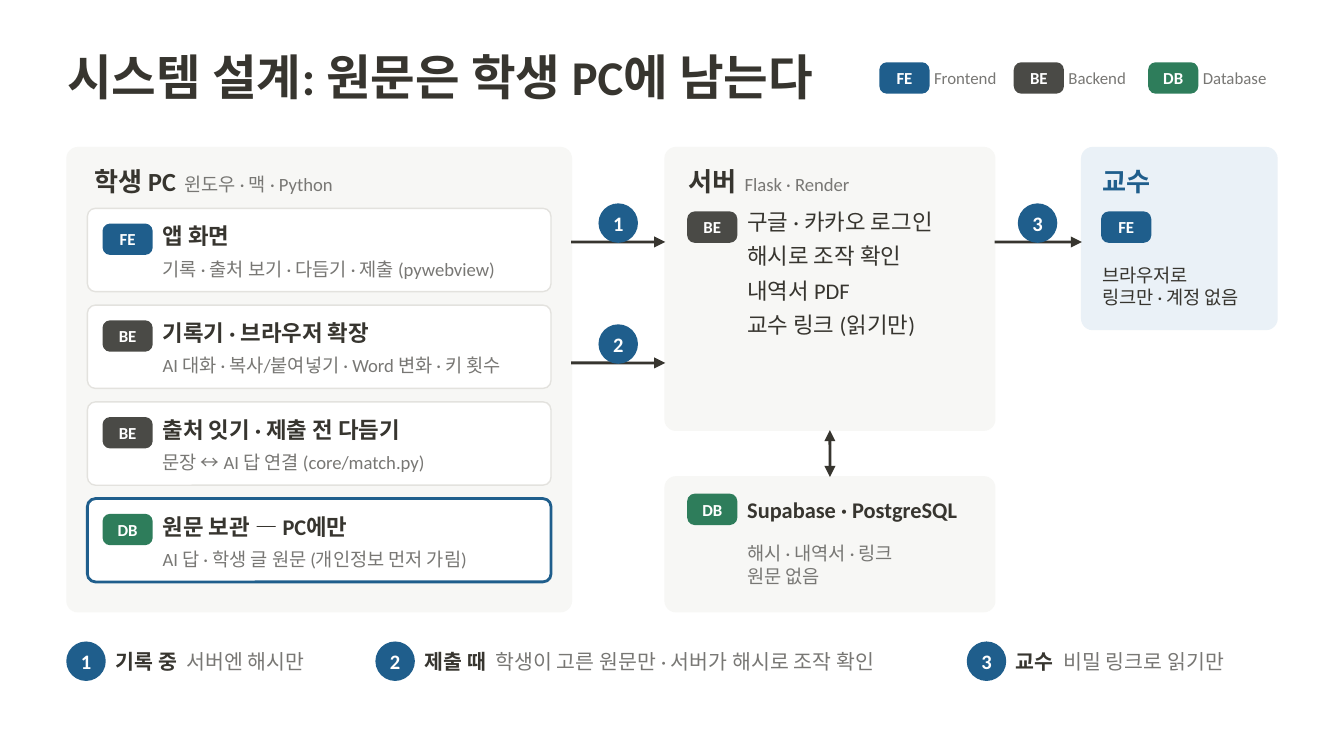
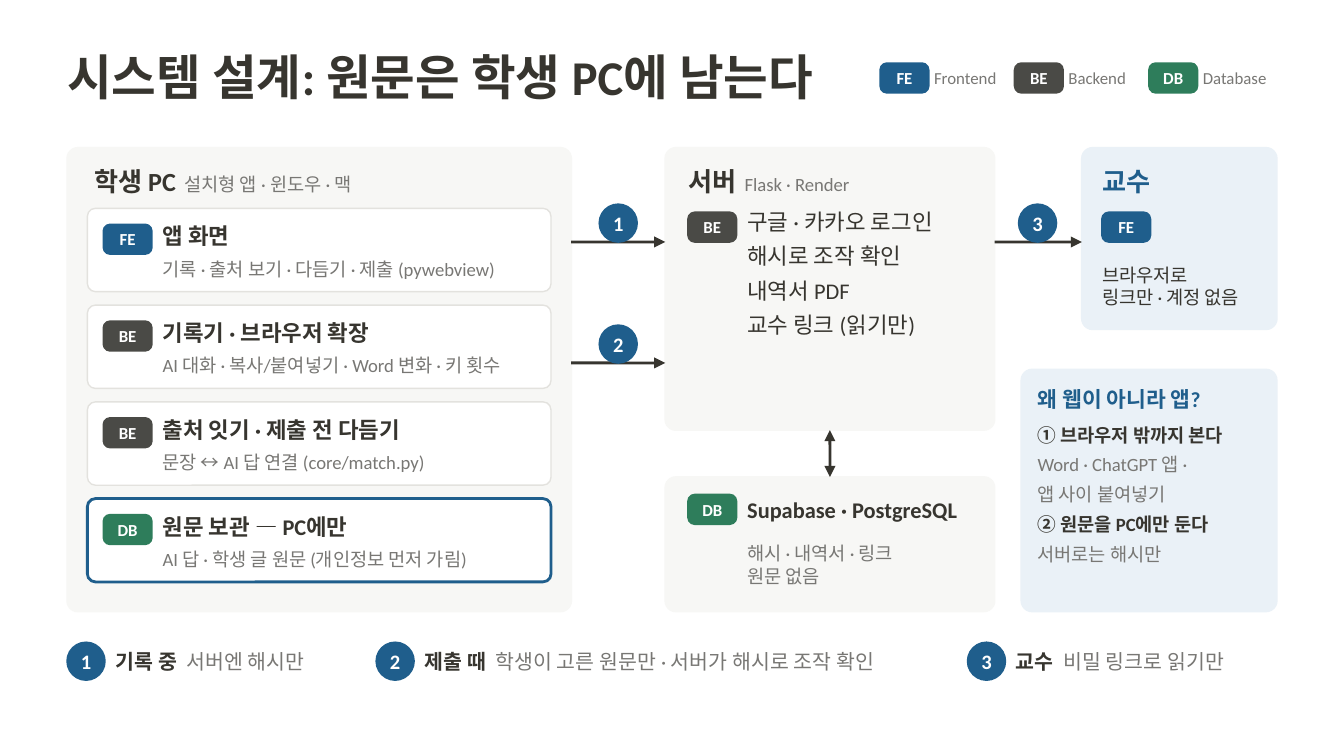
Before and after one commit to 20233014-KYH/trace, a slide deck: slide 4 of deck/중간발표_김용현.pptx. Drawn at 1344x756 pixels with LibreOffice and Linux fonts; fonts in the diff are those of the drawing. Boxes give left, top, right and bottom in pixels: in the first picture for what was removed or moved away, otherwise in the second. Text is boxed around its words. In the diff, an @@ line names an element or a change of style, - is before the commit and + after.

```diff
--- a/deck/중간발표_김용현.pptx
+++ b/deck/중간발표_김용현.pptx
@@ text at bbox=[94, 169, 351, 194]: text changed @@
-학생 PC 윈도우 · 맥 · Python
+학생 PC 설치형 앱 · 윈도우 · 맥
@@ rounded rectangle added at bbox=[1021, 370, 1277, 612], fill #EAF1F7, outline #EAF1F7 1 pt @@
@@ text added at bbox=[1038, 389, 1201, 409], 11.5 pt, text #1F5E8C, bold @@
+왜 웹이 아니라 앱?
@@ text added at bbox=[1038, 426, 1223, 563], 10 pt, text #787774 @@
+① 브라우저 밖까지 본다
+Word · ChatGPT 앱 ·
+앱 사이 붙여넣기
+② 원문을 PC에만 둔다
+서버로는 해시만
```
Also in this commit, not shown: 1 other file.
